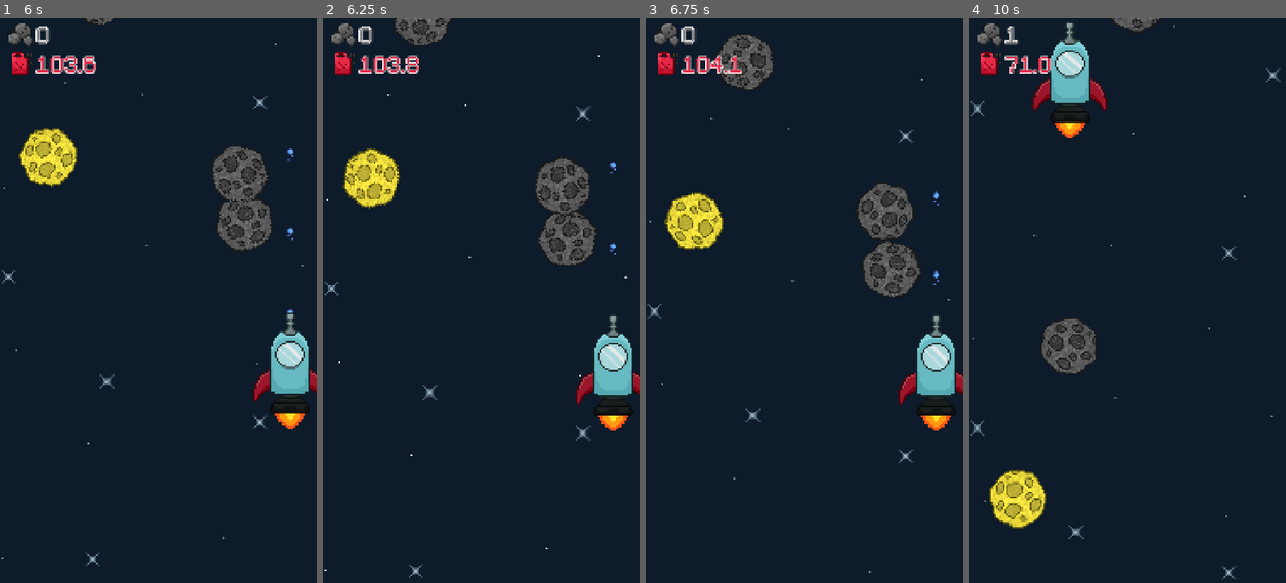
Above: before the commit, frames 1-4 (left to right).
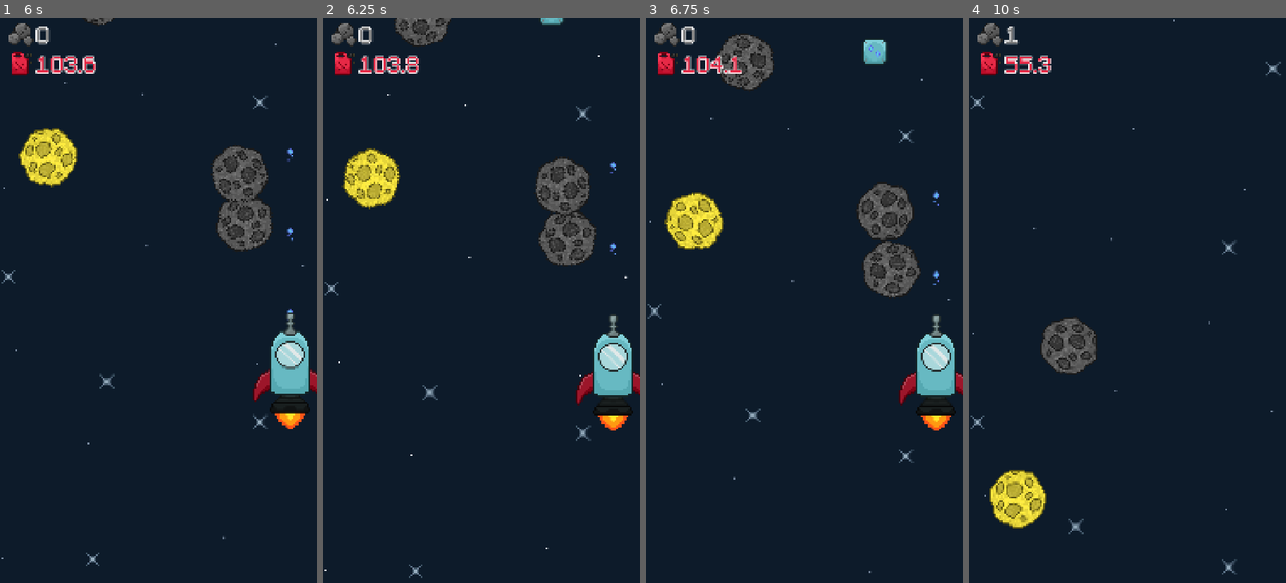
Above: after the commit, the same moments.

Repository: KRYPTO-CS/SpaceShooter
Game: Godot game, scene res://scenes/main.tscn
Same seed, same stepped clock (60 frames per second), same inputs: the game is played once before the commit and once after it. Sound files missing from this copy of the repository are replaced by a short silence.
Inputs (mouse positions are in pixels of both pictures, inside the frame that each line leads up to):
- Up to frame 1 (6 s): move the mouse to (228, 272) at 0.52 s; click (228, 272) at 0.67 s; drag from (95, 328) to (158, 475) at 1.27 s; move the mouse to (190, 176) at 2.02 s; click (190, 176) at 2.17 s; drag from (142, 413) to (253, 566) at 2.77 s; move the mouse to (253, 385) at 3.52 s; click (253, 385) at 3.67 s; drag from (63, 215) to (244, 114) at 4.27 s; move the mouse to (174, 300) at 5.02 s; click (174, 300) at 5.17 s; drag from (110, 159) to (237, 159) at 5.77 s
- Up to frame 2 (6.25 s): no input
- Up to frame 3 (6.75 s): move the mouse to (874, 272) at 6.52 s; click (874, 272) at 6.67 s
- Up to frame 4 (10 s): drag from (1064, 328) to (1016, 266) at 7.27 s; move the mouse to (1159, 176) at 8.02 s; click (1159, 176) at 8.17 s; drag from (1111, 413) to (1032, 215) at 8.77 s; move the mouse to (1222, 385) at 9.52 s; click (1222, 385) at 9.67 s

Frame 1 is identical in both runs. In frame 2, less than 0.1% of the frame differs, in the area x 68-76%, y 0-2%; in frame 3, 0.3%; in frame 4, 2.9%, in the area x 0-99%, y 0-100%.

Commit message:
Increase powerup spawn rate

Diff:
--- a/SpaceShooter/scenes/main.gd
+++ b/SpaceShooter/scenes/main.gd
@@ -30,7 +30,7 @@
 		asteroid.points *= 3
 		asteroid.prefix = "golden"
 
-	if randf() < 0.05:
+	if randf() < 0.15:
 		var powerup = powerup_scene.instantiate()
 		powerup.position = Vector2(randf_range(-255, 255), -750)
 		powerup.speed = GameManager.speed + 50
Not shown, changed: docs/index.pck
